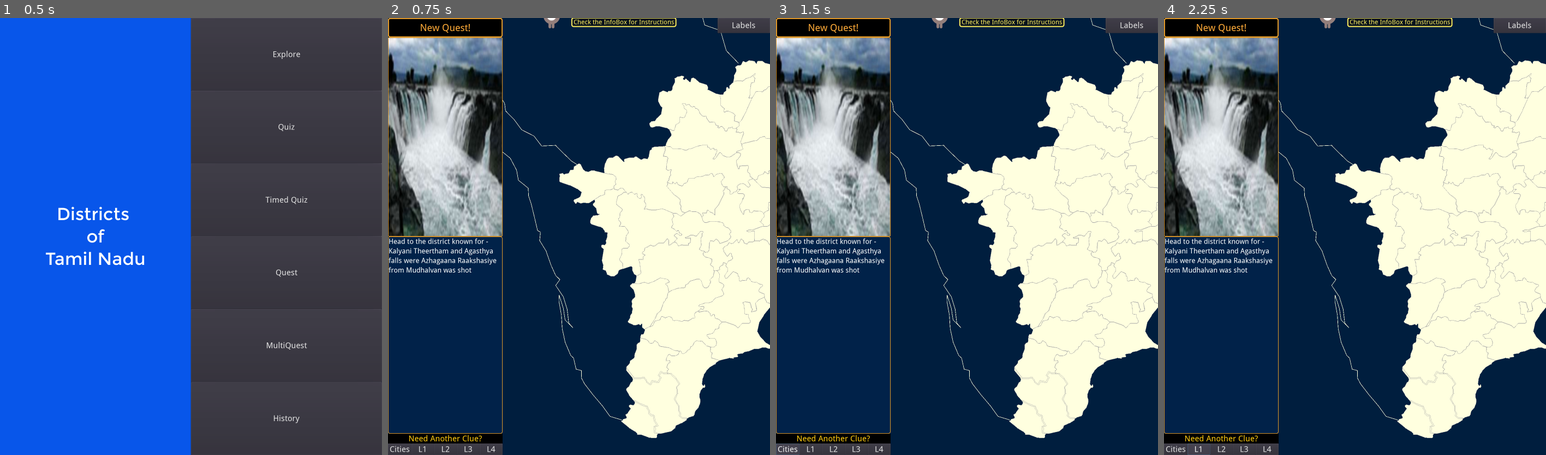
Above: before the commit, frames 1-4 (left to right).
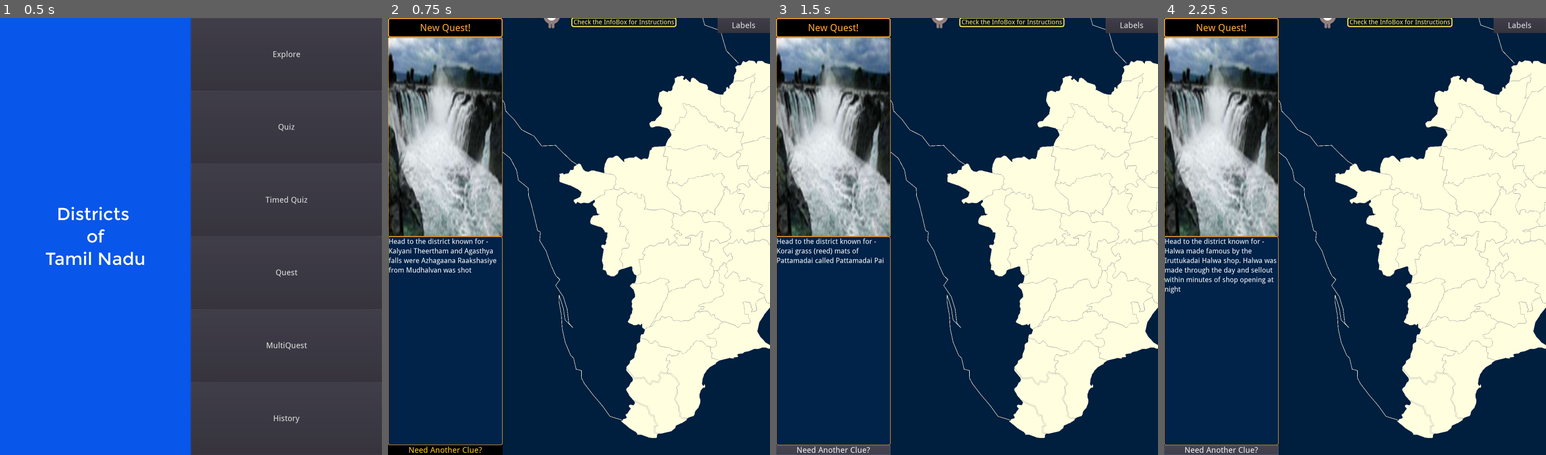
Above: after the commit, the same moments.

Repository: sharun-s/godot-tn
Game: Godot game, scene res://Node2D.tscn
The game is run twice, just before and just after one commit, with the same random seed, the same clock (stepped at 60 frames per second) and the same inputs.
Inputs (mouse positions are in pixels of both pictures, inside the frame that each line leads up to):
- Up to frame 1 (0.5 s): no input
- Up to frame 2 (0.75 s): click "Quest" at 0.5 s
- Up to frame 3 (1.5 s): click (787, 450) at 1.25 s, where only the run before the commit has a clickable "Cities"
- Up to frame 4 (2.25 s): click (1198, 450) at 2 s, where only the run before the commit has a clickable "L1"

Frame 1 is identical in both runs. In frame 2, 1.5% of the frame differs, in the area x 0-30%, y 94-100%; in frame 3, 1.6%; in frame 4, 1.9%, in the area x 0-30%, y 52-100%.

Commit message:
show hide cities buttons similar to history and neighbours

Diff:
--- a/InfoCenter.gd
+++ b/InfoCenter.gd
@@ -301,8 +301,6 @@
 	preload("res://kolam.png"),
 	preload("res://dugong.png"),
 	preload("res://paddy.jpg"),
-	#preload("res://temple.png"),
-	#preload("res://handloom.png"),
 	preload("res://kaveri.png"),
 	preload("res://templegopuram.png"),
 	preload("res://athangudi.png"),
--- a/InfoCenter.tscn
+++ b/InfoCenter.tscn
@@ -193,20 +193,20 @@
 custom_fonts/font = SubResource( 7 )
 text = "Main Menu"
 
-[node name="HBoxContainer" type="HBoxContainer" parent="VBoxContainer2/MarginContainer"]
+[node name="Cities" type="HBoxContainer" parent="VBoxContainer2/MarginContainer"]
 margin_top = 126.0
 margin_right = 1400.0
 margin_bottom = 168.0
 custom_constants/separation = 0
 
-[node name="Muni" type="Button" parent="VBoxContainer2/MarginContainer/HBoxContainer"]
+[node name="Muni" type="Button" parent="VBoxContainer2/MarginContainer/Cities"]
 margin_right = 280.0
 margin_bottom = 42.0
 size_flags_horizontal = 3
 custom_fonts/font = SubResource( 9 )
 text = "Cities"
 
-[node name="Selection" type="Button" parent="VBoxContainer2/MarginContainer/HBoxContainer"]
+[node name="Selection" type="Button" parent="VBoxContainer2/MarginContainer/Cities"]
 margin_left = 280.0
 margin_right = 560.0
 margin_bottom = 42.0
@@ -214,7 +214,7 @@
 custom_fonts/font = SubResource( 9 )
 text = "L1"
 
-[node name="Special" type="Button" parent="VBoxContainer2/MarginContainer/HBoxContainer"]
+[node name="Special" type="Button" parent="VBoxContainer2/MarginContainer/Cities"]
 margin_left = 560.0
 margin_right = 840.0
 margin_bottom = 42.0
@@ -222,7 +222,7 @@
 custom_fonts/font = SubResource( 9 )
 text = "L2"
 
-[node name="First" type="Button" parent="VBoxContainer2/MarginContainer/HBoxContainer"]
+[node name="First" type="Button" parent="VBoxContainer2/MarginContainer/Cities"]
 margin_left = 840.0
 margin_right = 1120.0
 margin_bottom = 42.0
@@ -230,7 +230,7 @@
 custom_fonts/font = SubResource( 9 )
 text = "L3"
 
-[node name="Second" type="Button" parent="VBoxContainer2/MarginContainer/HBoxContainer"]
+[node name="Second" type="Button" parent="VBoxContainer2/MarginContainer/Cities"]
 margin_left = 1120.0
 margin_right = 1400.0
 margin_bottom = 42.0
@@ -243,8 +243,8 @@
 [connection signal="pressed" from="VBoxContainer2/MarginContainer/history" to="." method="_on_history_pressed"]
 [connection signal="pressed" from="VBoxContainer2/MarginContainer/clue" to="." method="_on_clue_pressed"]
 [connection signal="pressed" from="VBoxContainer2/MarginContainer/Back" to="." method="_on_Back_pressed"]
-[connection signal="pressed" from="VBoxContainer2/MarginContainer/HBoxContainer/Muni" to="." method="_on_muni1_pressed"]
-[connection signal="pressed" from="VBoxContainer2/MarginContainer/HBoxContainer/Selection" to="." method="_on_muni2_pressed"]
-[connection signal="pressed" from="VBoxContainer2/MarginContainer/HBoxContainer/Special" to="." method="_on_muni3_pressed"]
-[connection signal="pressed" from="VBoxContainer2/MarginContainer/HBoxContainer/First" to="." method="_on_muni4_pressed"]
-[connection signal="pressed" from="VBoxContainer2/MarginContainer/HBoxContainer/Second" to="." method="_on_muni5_pressed"]
+[connection signal="pressed" from="VBoxContainer2/MarginContainer/Cities/Muni" to="." method="_on_muni1_pressed"]
+[connection signal="pressed" from="VBoxContainer2/MarginContainer/Cities/Selection" to="." method="_on_muni2_pressed"]
+[connection signal="pressed" from="VBoxContainer2/MarginContainer/Cities/Special" to="." method="_on_muni3_pressed"]
+[connection signal="pressed" from="VBoxContainer2/MarginContainer/Cities/First" to="." method="_on_muni4_pressed"]
+[connection signal="pressed" from="VBoxContainer2/MarginContainer/Cities/Second" to="." method="_on_muni5_pressed"]
--- a/TN.gd
+++ b/TN.gd
@@ -784,6 +784,7 @@
 			# using karur as proxy center
 			old=[{node=get_node('Karur'),loc=center('Karur')}] #d['Karur']}]
 			newlist=[]
+			$HUD/Labels.hide()
 			$HUD/Score.visible=true
 			$HUD/Score.text=years[current_year].substr(0,4)
 			$HUD/Timeline.bbcode_text='[color=yellow]'+years[current_year]+'[/color]'
@@ -813,6 +814,7 @@
 					#	print('not freeing', tmpx.name)
 				current_year=0
 				$HUD/Score.visible=false
+				$HUD/Labels.show()
 				get_tree().call_group('1956',"hide")
 				#$HUD/Learn.text='History'
 			borders(true)
@@ -910,6 +912,7 @@
 	$HUD/Grid/VBoxContainer2/MarginContainer/Neighbours.visible=false
 	$HUD/Grid/VBoxContainer2/MarginContainer/history.visible=false
 	$HUD/Grid/VBoxContainer2/MarginContainer/Back.visible=false
+	$HUD/Grid/VBoxContainer2/MarginContainer/Cities.hide()
 	$HUD/Score.visible=true
 	$HUD/Score.text='Check the InfoBox for Instructions'
 	game_in_progress=3
@@ -945,6 +948,7 @@
 	$HUD/Grid/VBoxContainer2/MarginContainer/Neighbours.visible=true
 	$HUD/Grid/VBoxContainer2/MarginContainer/history.visible=true
 	$HUD/Grid/VBoxContainer2/MarginContainer/Back.visible=true
+	$HUD/Grid/VBoxContainer2/MarginContainer/Cities.show()
 	$HUD/Grid.hide()
 	#disappear()
 	$HUD/Score.visible=false
Not shown: 1 places in Node2D.tscn that only renumber resources
